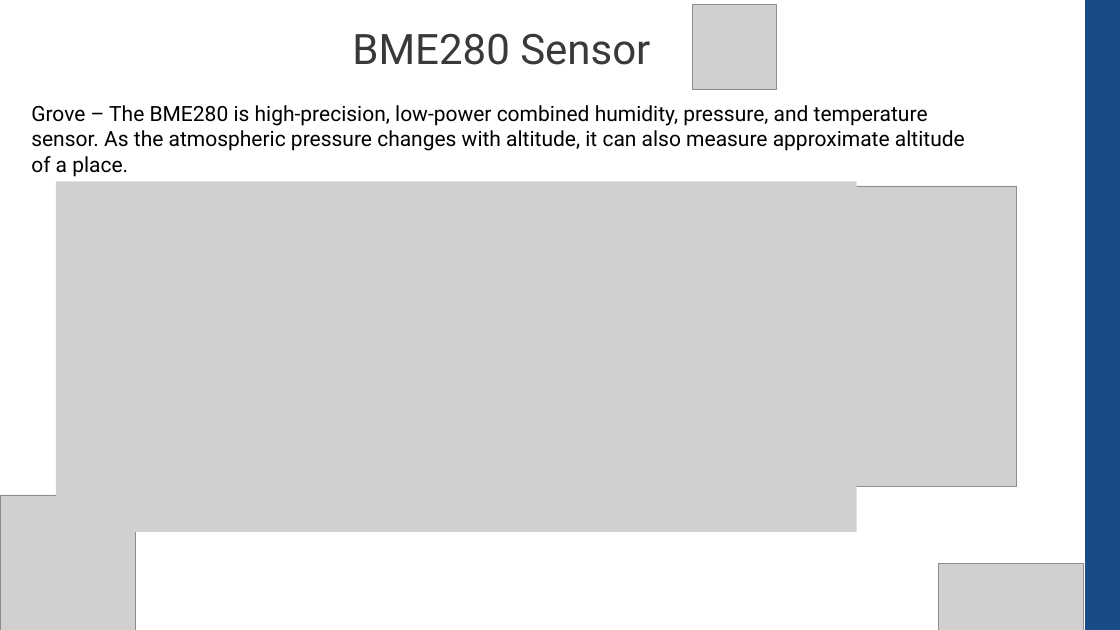
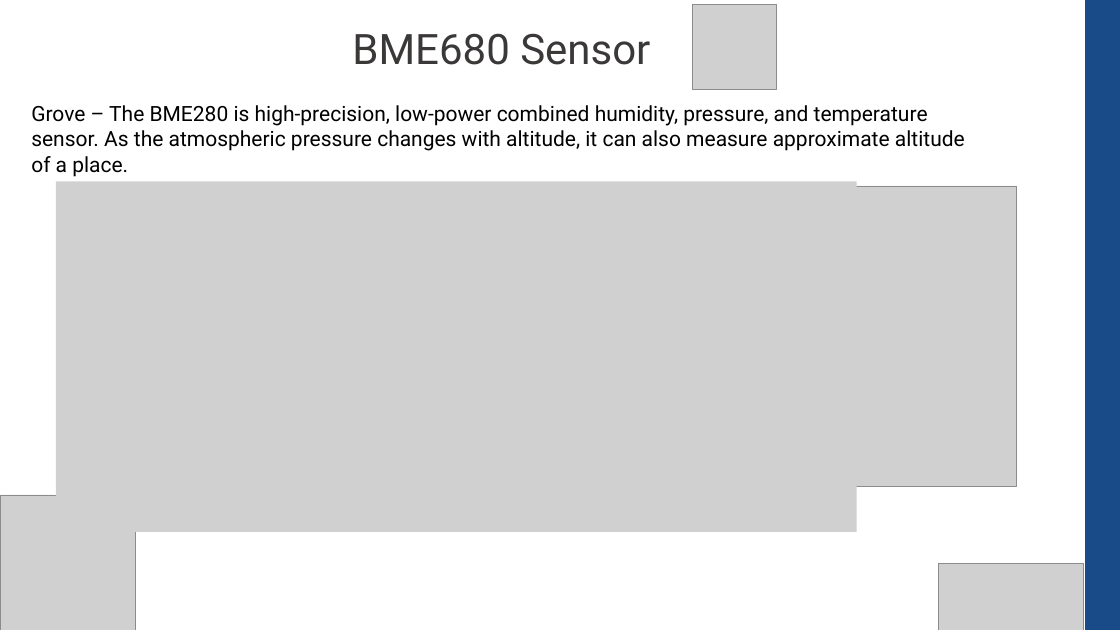
Before and after one commit to CompEng0001/IoT-and-Our-Schools-Environments-for-Education, a slide deck: slide 11 of Lessons/Sensors_101.pptx (slide 10 before the commit). Drawn at 1120x630 pixels with LibreOffice and Linux fonts; fonts in the diff are those of the drawing; grey boxes stand for pictures. Boxes give left, top, right and bottom in pixels: in the first picture for what was removed or moved away, otherwise in the second. Text is boxed around its words. In the diff, an @@ line names an element or a change of style, - is before the commit and + after.

```diff
--- a/Lessons/Sensors_101.pptx
+++ b/Lessons/Sensors_101.pptx
@@ text at (352, 33, 650, 65): text changed @@
-BME280 Sensor
+BME680 Sensor
```
Also in this commit, not shown: 4 other slides changed, 1 slide added.
